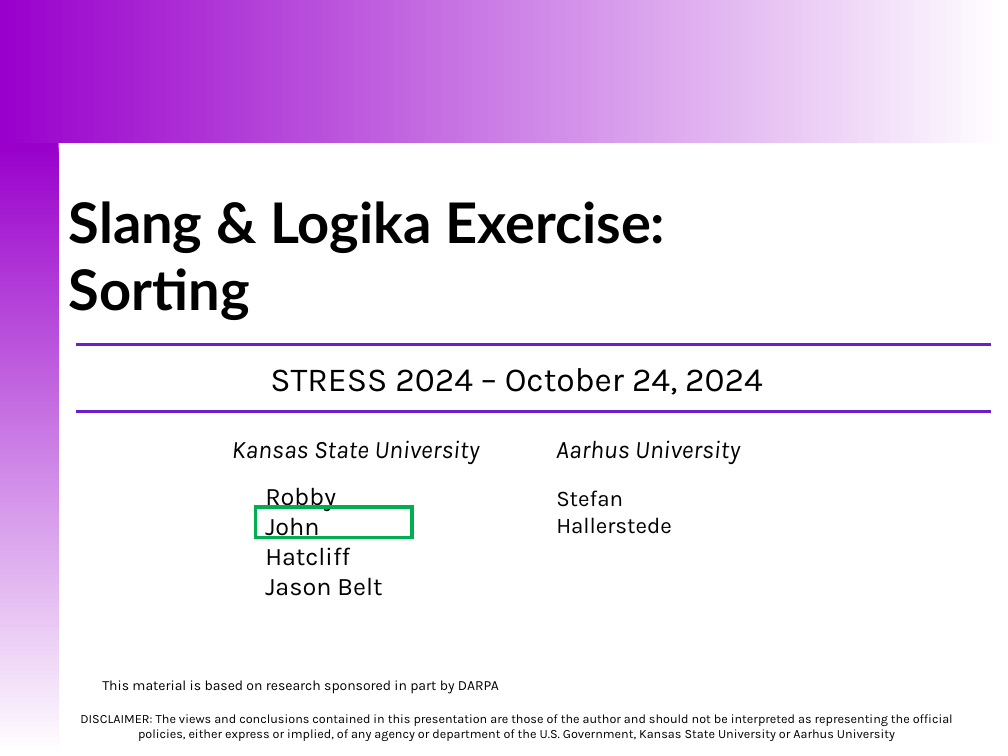
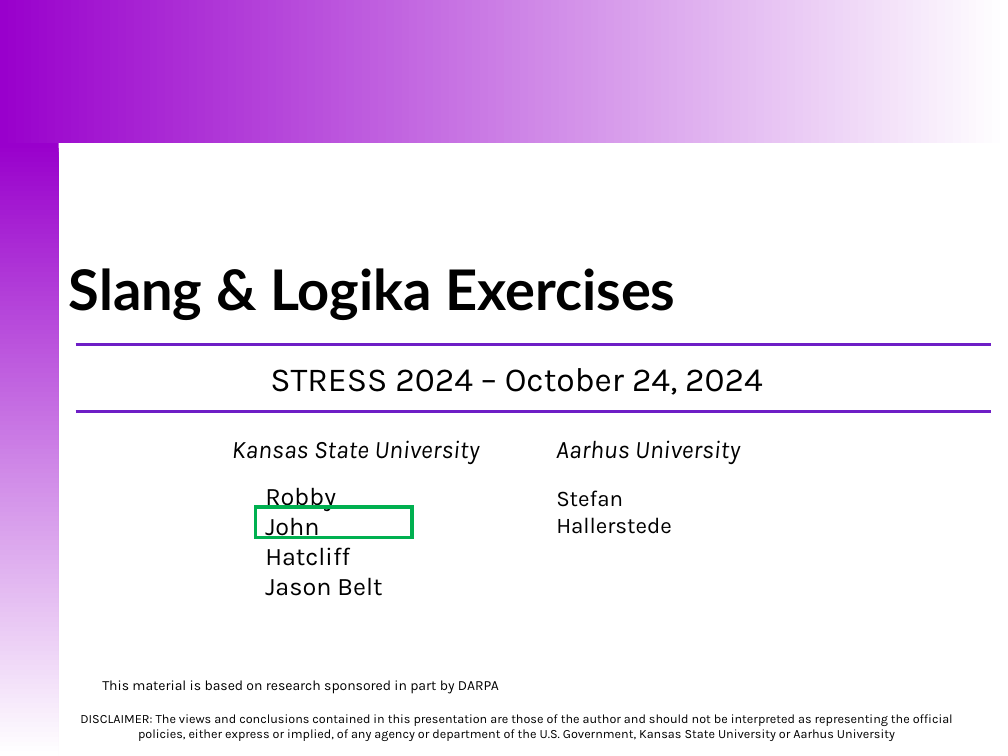
Before and after one commit to santoslab/stress24, a slide deck: slide 1 of slides/M-02-03-Exercise-Sorting.pptx. Drawn at 1008x756 pixels with LibreOffice and Linux fonts; fonts in the diff are those of the drawing. Boxes give left, top, right and bottom in pixels: in the first picture for what was removed or moved away, otherwise in the second. Text is boxed around its words. In the diff, an @@ line names an element or a change of style, - is before the commit and + after.

Commit message:
more slides

```diff
--- a/slides/M-02-03-Exercise-Sorting.pptx
+++ b/slides/M-02-03-Exercise-Sorting.pptx
@@ title at (69, 268, 675, 320): text changed @@
-Slang & Logika Exercise:
-Sorting
+Slang & Logika Exercises
```
Also in this commit, not shown: 1 other slide changed, 1 slide added, 6 other files.
